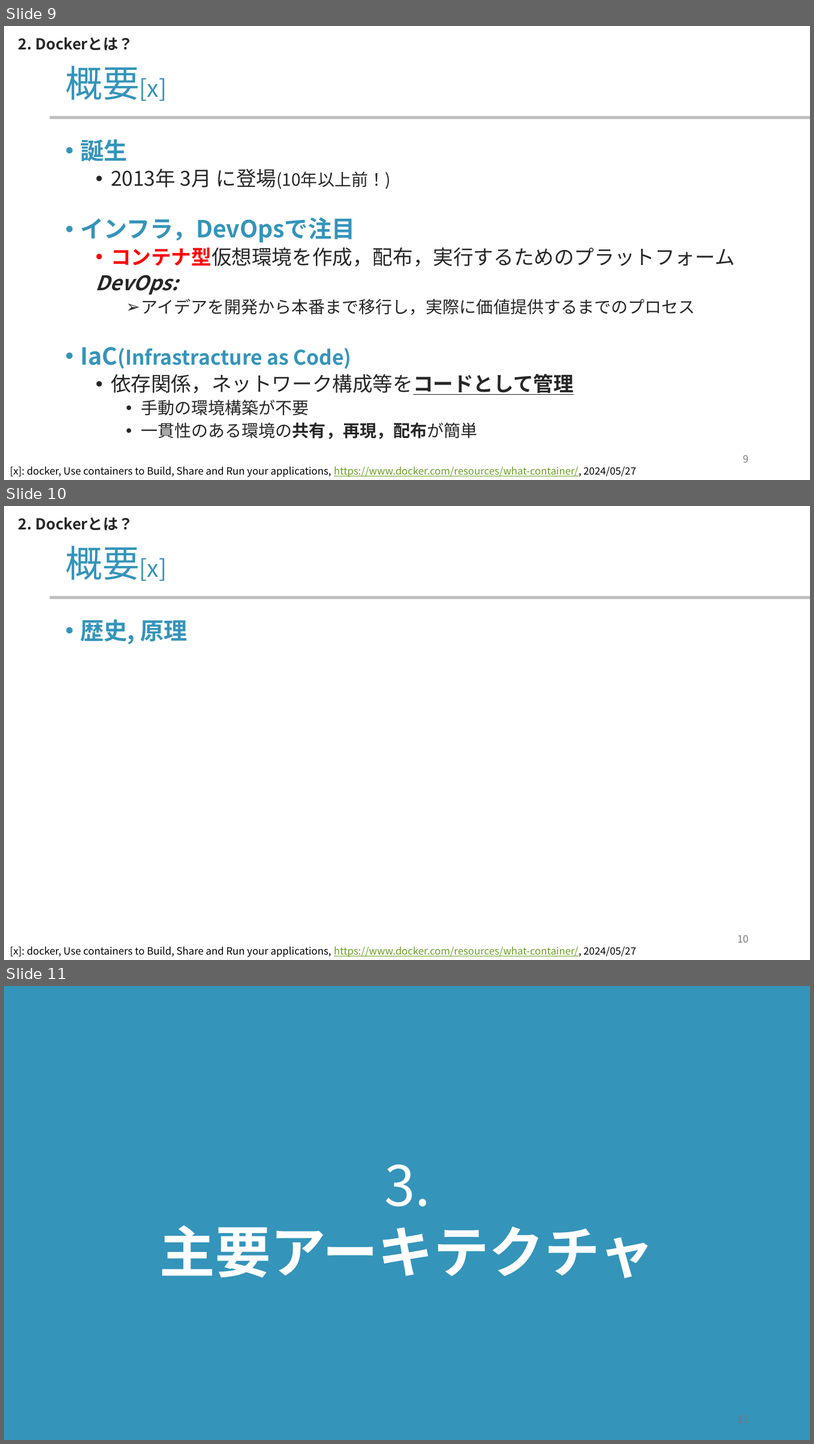
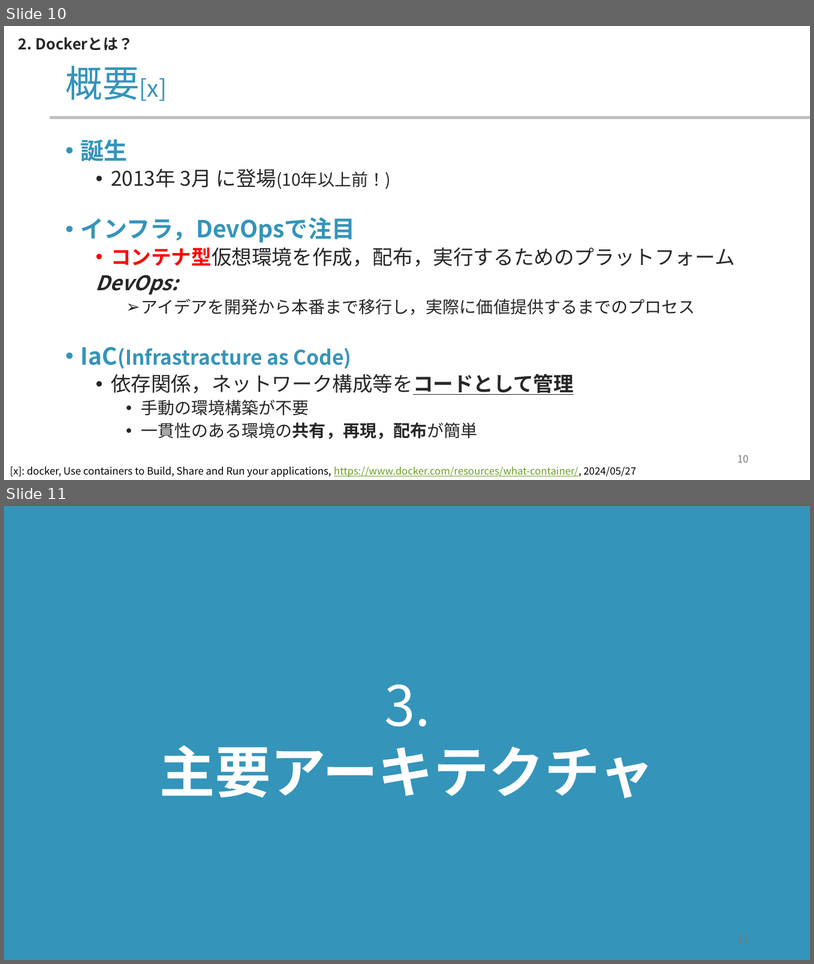
Before and after one commit to yamada-ai/java-prac, a slide deck: docker-container.pptx. Shown one above the other, each under a label of ours: slides 9, 10 and 11 before the commit, slides 10 and 11 after it. The pictures are 814x1444 and 814x964 pixels, drawn with LibreOffice and Linux fonts; fonts in the diff are those of the drawing; background and template pictures are left out. Boxes give left, top, right and bottom in pixels: in the first picture for what was removed or moved away, otherwise in the second. Text is boxed around its words. In the diff, an @@ line names an element or a change of style, - is before the commit and + after.

```diff
--- a/docker-container.pptx
+++ b/docker-container.pptx
@@ slide 10 removed at (x1=4, y1=506, x2=810, y2=960), background #FFFFFF; not listed: 1 template element that a slide beside it also shows @@
@@ text removed at (x1=18, y1=517, x2=134, y2=531) @@
-2. Dockerとは？
@@ title removed at (x1=65, y1=546, x2=167, y2=581) @@
-概要[x]
@@ text removed at (x1=81, y1=619, x2=188, y2=644) @@
-• 歴史, 原理
@@ page number removed at (x1=738, y1=934, x2=749, y2=942) @@
-10
@@ text removed at (x1=10, y1=946, x2=636, y2=957) @@
-[x]: docker, Use containers to Build, Share and Run your applications, https://www.docker.com/resources/what-container/, 2024/05/27
@@ what was slide 9 is now slide 10 @@
@@ page number at (x1=738, y1=454, x2=749, y2=462): text changed @@
-9
+10
```
Also in this commit, not shown: 9 slides changed, 3 slides added.
